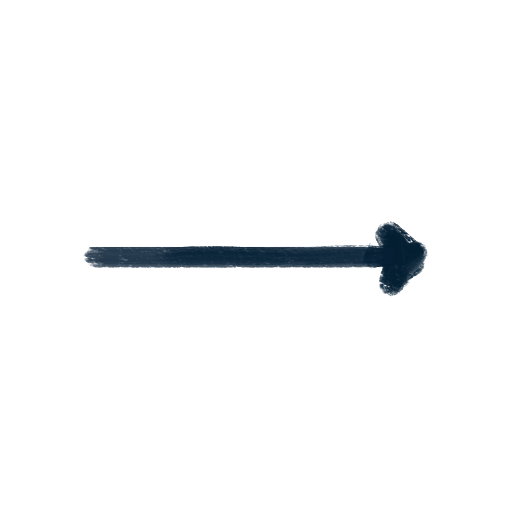
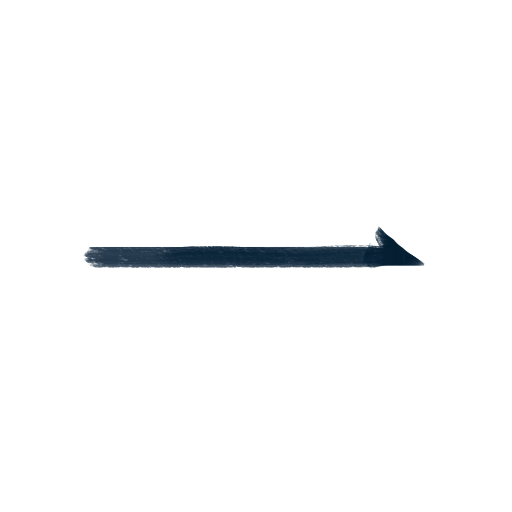
Two versions of the same layered image (512×512). Layer-by-layer changes:
painted on "From selection" over (x1=371, y1=221, x2=428, y2=297)
